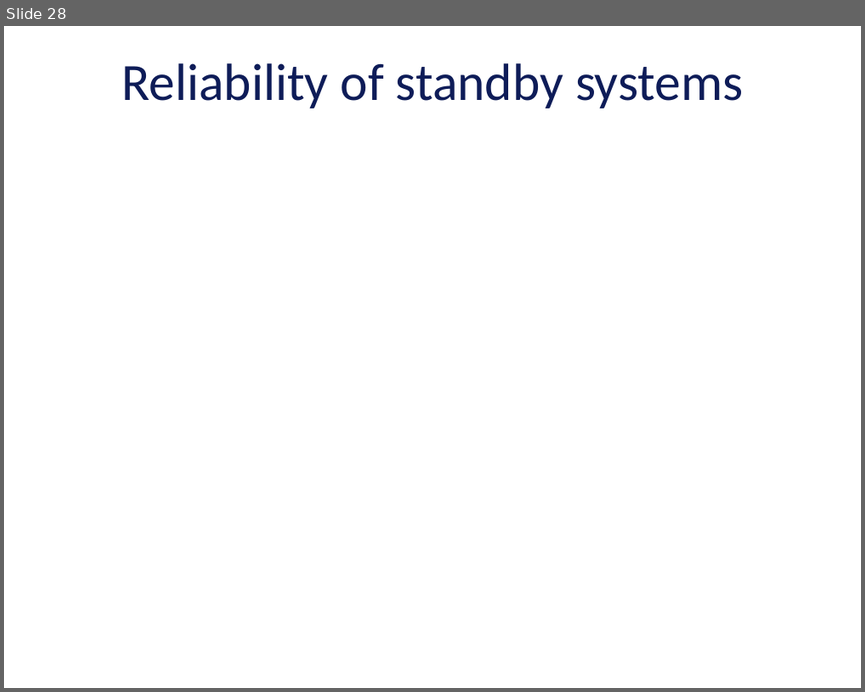
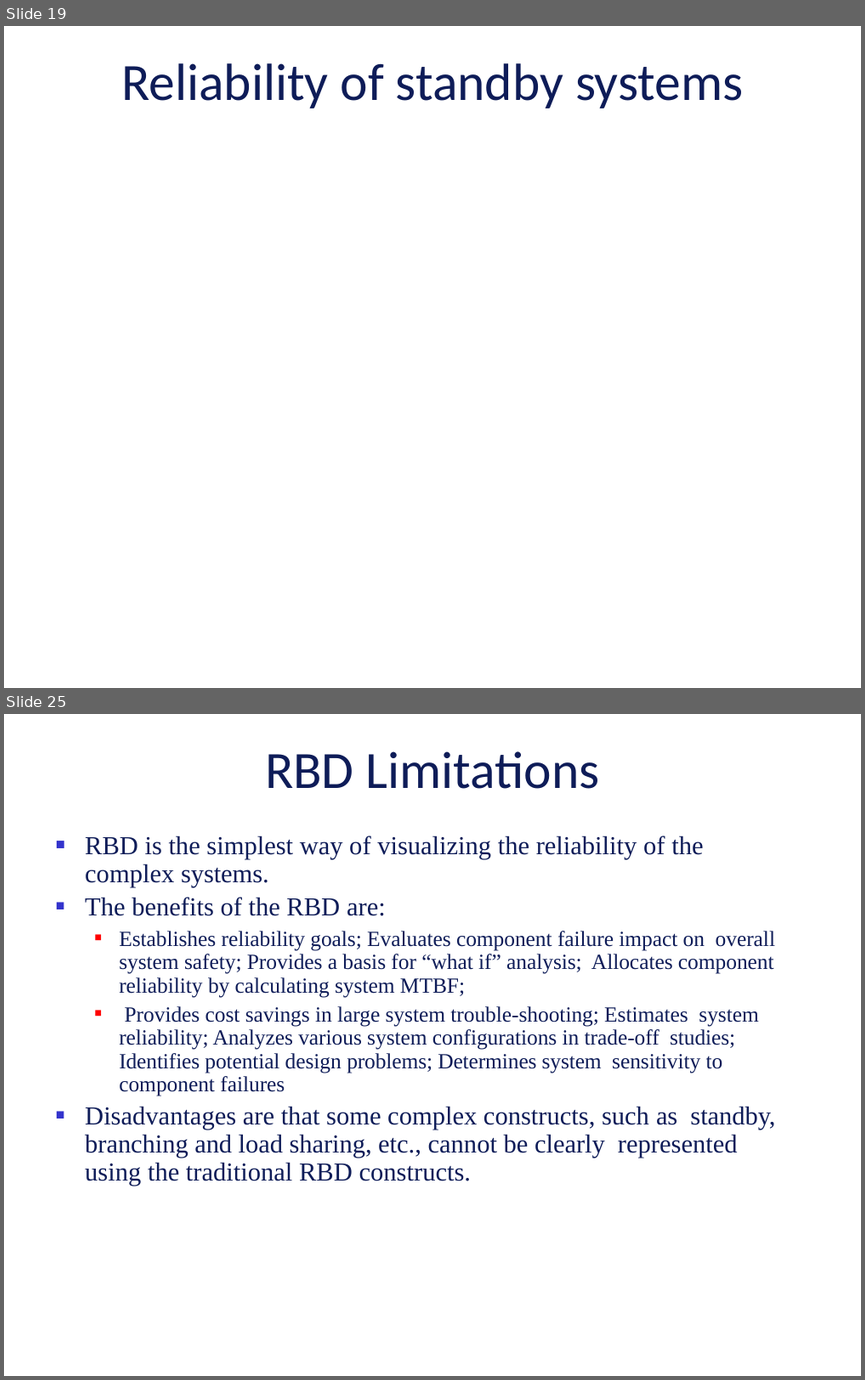
Before and after one commit to vu-resilient-distributed-systems/lectures-fall-2019, a slide deck: Module-3-reliability/02_3_ReliabilityBlockDiagramsAndFaultTree.pptx. Shown one above the other, each under a label of ours: slide 28 before the commit, slides 19 and 25 after it; the slides between them are not shown. The pictures are 865x692 and 865x1380 pixels, drawn with LibreOffice and Linux fonts; fonts in the diff are those of the drawing; grey boxes stand for pictures; background and template pictures are left out. Boxes give left, top, right and bottom in pixels: in the first picture for what was removed or moved away, otherwise in the second. Text is boxed around its words. In the diff, an @@ line names an element or a change of style, - is before the commit and + after.

```diff
--- a/Module-3-reliability/02_3_ReliabilityBlockDiagramsAndFaultTree.pptx
+++ b/Module-3-reliability/02_3_ReliabilityBlockDiagramsAndFaultTree.pptx
@@ slide 25 added at [4,714,861,1376], background picture (left out) @@
@@ title added at [265,751,600,789], 48.4 pt, text #0E1C58 @@
+RBD Limitations
@@ text added at [85,836,775,1187], 20 pt, text #0E1C58 @@
+■ RBD is the simplest way of visualizing the reliability of the complex systems.
+■ The benefits of the RBD are:
+  ■ Establishes reliability goals; Evaluates component failure impact on overall system safety; Provides a basis for “what if” analysis; Allocates component reliability by calculating system MTBF;
+  ■ Provides cost savings in large system trouble-shooting; Estimates system reliability; Analyzes various system configurations in trade-off studies; Identifies potential design problems; Determines system sensitivity to component failures
+■ Disadvantages are that some complex constructs, such as standby, branching and load sharing, etc., cannot be clearly represented using the traditional RBD constructs.
@@ what was slide 28 is now slide 19 @@
```
Also in this commit, not shown: 1 slide changed, 23 other slides added, 9 slides removed.
